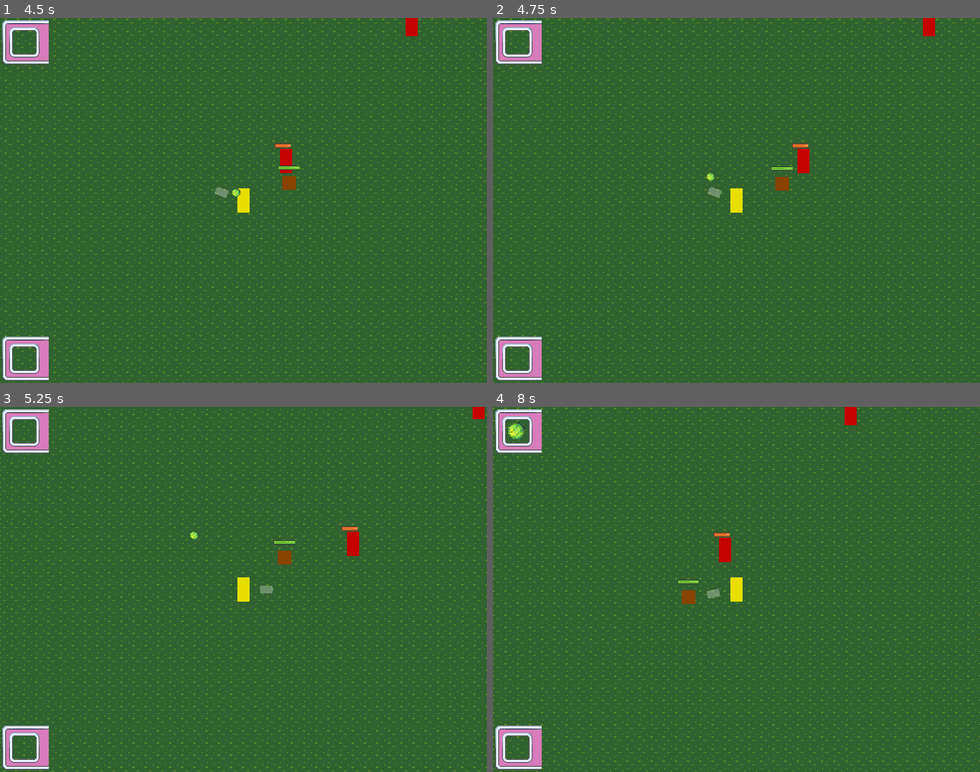
Above: before the commit, frames 1-4 (two rows, left to right).
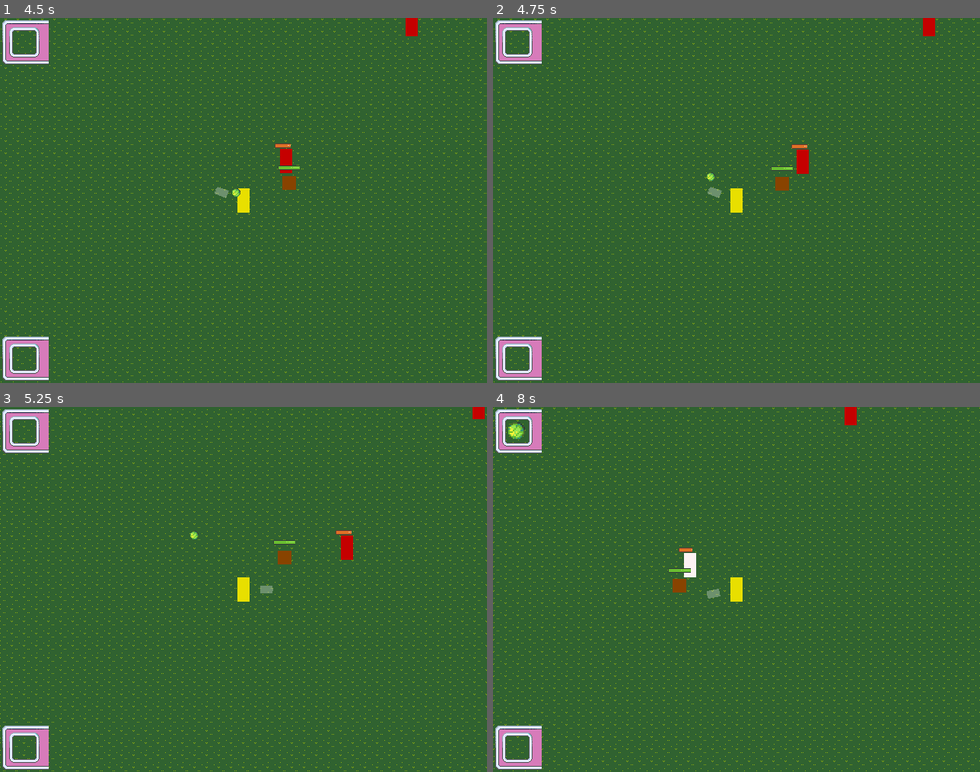
Above: after the commit, the same moments.

Repository: nullportal/dog-and-ball
Game: Godot game, scene res://Game.tscn
Two runs of this game, one before a commit and one after it. Both use one fixed random seed, a clock stepped at 60 frames per second and the inputs below.
Inputs (mouse positions are in pixels of both pictures, inside the frame that each line leads up to):
- Up to frame 1 (4.5 s): tap Enter at 0.5 s; move the mouse to (350, 182) at 0.52 s; hold Right (ui_right) 0.53-1.28 s; click (350, 182) at 0.6 s; move the mouse to (146, 218) at 1.27 s; hold Down (ui_down) 1.28-2.03 s; click (146, 218) at 1.35 s; move the mouse to (292, 120) at 2.02 s; hold Right (ui_right) 2.03-2.78 s; click (292, 120) at 2.1 s; move the mouse to (219, 273) at 2.77 s; hold Up (ui_up) 2.78-3.53 s; click (219, 273) at 2.85 s; move the mouse to (389, 255) at 3.52 s; hold Left (ui_left) from 3.53 s (still down); click (389, 255) at 3.6 s; move the mouse to (97, 145) at 4.27 s; click (97, 145) at 4.35 s
- Up to frame 2 (4.75 s): keep holding Left (ui_left)
- Up to frame 3 (5.25 s): move the mouse to (267, 589) at 5.02 s; release Left (ui_left) at 5.03 s; hold Down (ui_down) from 5.03 s (still down); click (267, 589) at 5.1 s
- Up to frame 4 (8 s): move the mouse to (663, 498) at 5.77 s; release Down (ui_down) at 5.78 s; hold Right (ui_right) 5.78-6.53 s; click (663, 498) at 5.85 s; move the mouse to (843, 571) at 6.52 s; hold Up (ui_up) 6.53-7.28 s; click (843, 571) at 6.6 s; move the mouse to (639, 607) at 7.27 s; hold Right (ui_right) from 7.28 s (still down); click (639, 607) at 7.35 s

Frame 1 is identical in both runs. In frame 2, less than 0.1% of the frame differs, in the area x 61-65%, y 34-43%; in frame 3, 0.3%; in frame 4, 0.7%, in the area x 35-49%, y 34-54%.

Commit message:
[FIX] Zombie attack bug
Resolves issue where zombie would stay in place
and attack its last target, regardless of distance.

Diff:
--- a/Entities/Enemies/Zombie.gd
+++ b/Entities/Enemies/Zombie.gd
@@ -29,6 +29,8 @@
 	self.focus = self.find_focus()
 	if self.focus && attackArea.overlaps_body(self.focus):
 		state = ATTACK
+	else:
+		state = FOLLOW
 
 	match state:
 		FOLLOW:
